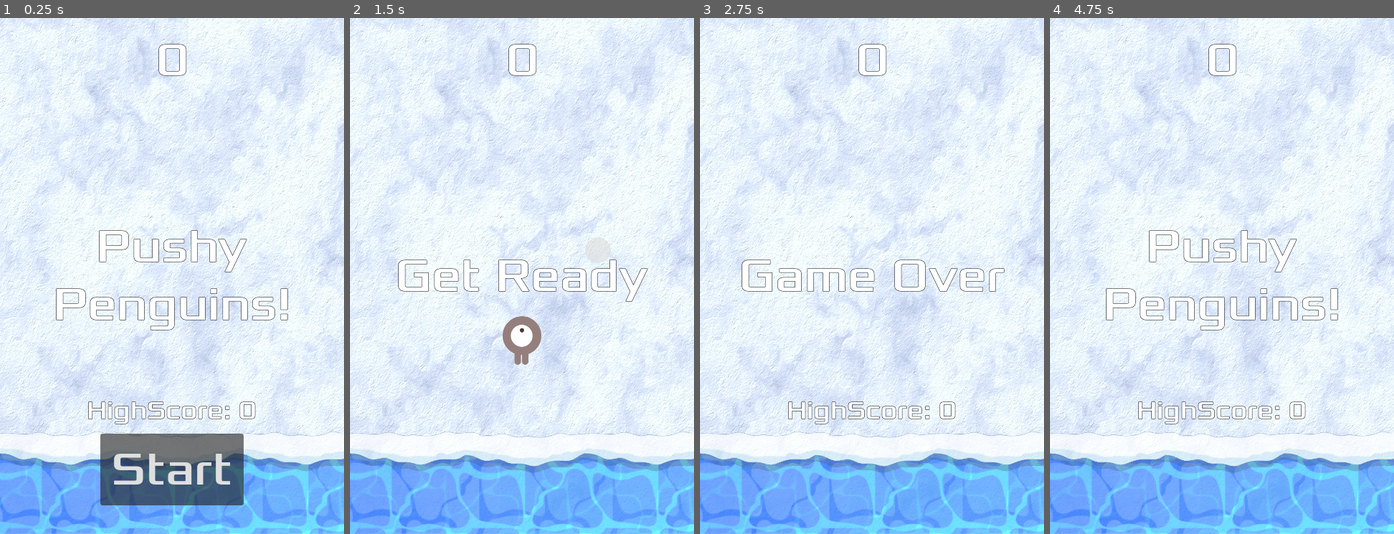
Above: before the commit, frames 1-4 (left to right).
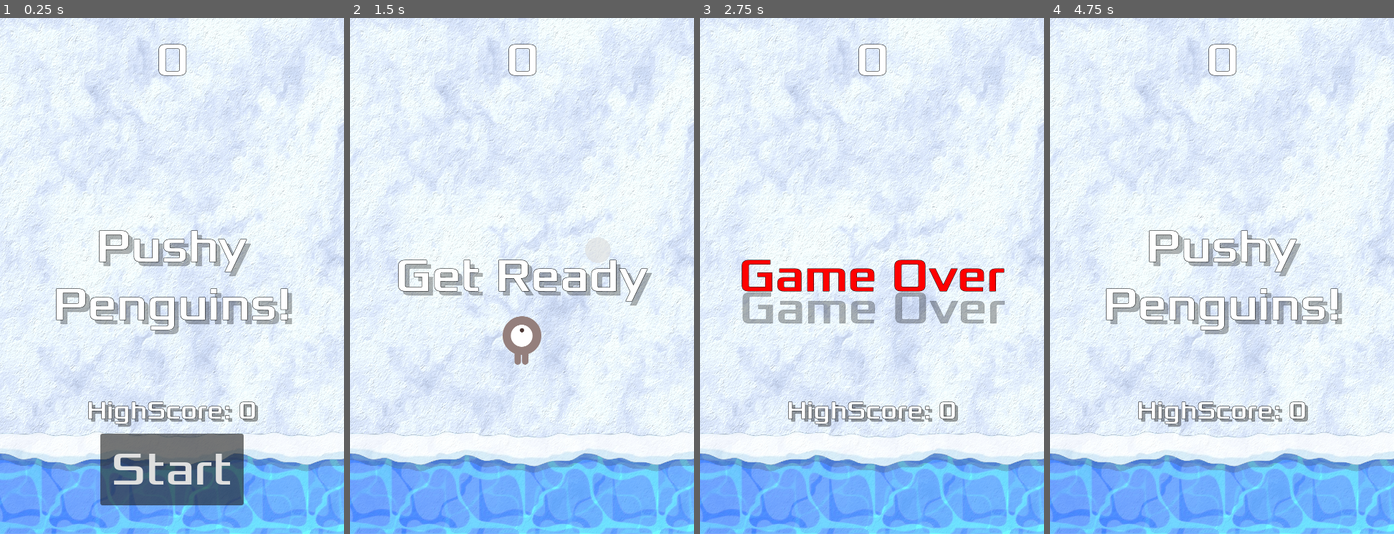
Above: after the commit, the same moments.

Repository: SeppNel/Pushy-Penguins
Game: Godot game, scene res://Main.tscn
The game is run twice, just before and just after one commit, with the same random seed, the same clock (stepped at 60 frames per second) and the same inputs. Sound files missing from this copy of the repository are replaced by a short silence.
Inputs (mouse positions are in pixels of both pictures, inside the frame that each line leads up to):
- Up to frame 1 (0.25 s): no input
- Up to frame 2 (1.5 s): click "Start" at 0.5 s; tap Enter at 1.25 s; move the mouse to (597, 250) at 1.27 s; hold Right (move_right) from 1.28 s (still down); click (597, 250) at 1.42 s
- Up to frame 3 (2.75 s): release Right (move_right) at 2 s; tap Space at 2 s; drag from (803, 301) to (872, 497) at 2.02 s
- Up to frame 4 (4.75 s): move the mouse to (1256, 162) at 2.77 s; hold Right (move_right) 2.78-3.5 s; tap Enter at 3.5 s; drag from (1204, 379) to (1118, 198) at 3.52 s; tap Space at 4.25 s; move the mouse to (1325, 353) at 4.27 s; hold Left (move_left) from 4.28 s (still down)

The runs differ from the first frame. In frame 1, 2.5% of the frame differs, in the area x 17-85%, y 42-80%; in frame 2, 1.2%; in frame 3, 4.0%, in the area x 12-89%, y 46-80%; in frame 4, 2.5%.

Commit message:
NewHighscore Label + styles

Diff:
--- a/Hud.gd
+++ b/Hud.gd
@@ -4,6 +4,7 @@
 signal start_game
 
 var playing : bool = false
+var hue : float = 0.00
 
 # Called when the node enters the scene tree for the first time.
 func _ready():
@@ -11,7 +12,13 @@
 
 # Called every frame. 'delta' is the elapsed time since the previous frame.
 func _process(delta):
-	pass
+	if $NewHighScore.visible: # Rainbow effect for NewHighscore
+		var shadowColor = Color.from_hsv(hue, 1, 1, 1)
+		$NewHighScore.add_theme_color_override("font_shadow_color", shadowColor)
+
+		hue += 0.1 * delta
+		if hue > 1.0:
+			hue = 0.00
 
 func show_message(text):
 	$Message.text = text
@@ -22,11 +29,18 @@
 	$HighScoreMsg.text = "HighScore: " + str(score)
 
 func show_game_over():
+	var fontColor : Color = Color(1, 0 , 0, 1)
+	$Message.add_theme_color_override("font_color", fontColor)
+	$Message.add_theme_constant_override("shadow_offset_x", 1)
+	$Message.add_theme_constant_override("shadow_offset_y", 45)
 	show_message("Game Over")
 	playing = false
 	# Wait until the MessageTimer has counted down.
 	await $MessageTimer.timeout
 
+	$Message.remove_theme_color_override("font_color")
+	$Message.add_theme_constant_override("shadow_offset_x", 6)
+	$Message.add_theme_constant_override("shadow_offset_y", 6)
 	$Message.text = "Pushy Penguins!"
 	$Message.show()
 	# Make a one-shot timer and wait for it to finish.
@@ -38,6 +52,8 @@
 
 func _on_start_button_pressed():
 	$StartButton.hide()
+	$HighScoreMsg.hide()
+	$NewHighScore.hide()
 	playing = true
 	start_game.emit()
 
--- a/Hud.tscn
+++ b/Hud.tscn
@@ -42,7 +42,10 @@
 offset_bottom = 120.0
 grow_horizontal = 2
 grow_vertical = 2
+theme_override_colors/font_shadow_color = Color(0, 0, 0, 0.298039)
 theme_override_colors/font_outline_color = Color(0, 0, 0, 1)
+theme_override_constants/shadow_offset_x = 6
+theme_override_constants/shadow_offset_y = 6
 theme_override_constants/outline_size = 2
 theme_override_fonts/font = ExtResource("2_iuara")
 theme_override_font_sizes/font_size = 64
@@ -63,11 +66,36 @@
 offset_bottom = -141.0
 grow_horizontal = 2
 grow_vertical = 0
+theme_override_colors/font_shadow_color = Color(0, 0, 0, 0.372549)
 theme_override_colors/font_outline_color = Color(0, 0, 0, 1)
+theme_override_constants/shadow_offset_x = 4
+theme_override_constants/shadow_offset_y = 4
 theme_override_constants/outline_size = 2
 theme_override_fonts/font = ExtResource("2_iuara")
 theme_override_font_sizes/font_size = 35
 text = "HighScore: 0"
+horizontal_alignment = 1
+vertical_alignment = 1
+autowrap_mode = 2
+
+[node name="NewHighScore" type="Label" parent="."]
+visible = false
+anchors_preset = 5
+anchor_left = 0.5
+anchor_right = 0.5
+offset_left = -238.0
+offset_top = 119.0
+offset_right = 242.0
+offset_bottom = 181.0
+grow_horizontal = 2
+theme_override_colors/font_shadow_color = Color(1, 0, 0.0166664, 1)
+theme_override_colors/font_outline_color = Color(0, 0, 0, 1)
+theme_override_constants/shadow_offset_x = 3
+theme_override_constants/shadow_offset_y = 3
+theme_override_constants/outline_size = 2
+theme_override_fonts/font = ExtResource("2_iuara")
+theme_override_font_sizes/font_size = 35
+text = "New HighScore!"
 horizontal_alignment = 1
 vertical_alignment = 1
 autowrap_mode = 2
--- a/Main.gd
+++ b/Main.gd
@@ -28,6 +28,7 @@
 
 	if highScoreUpdated:
 		$HUD.update_high_score(highScore)
+		$HUD/NewHighScore.show()
 		save()
 
 func new_game():
@@ -39,7 +40,6 @@
 	$StartTimer.start()
 	$HUD.update_score(score)
 	$HUD.show_message("Get Ready")
-	$HUD/HighScoreMsg.hide()
 	get_tree().call_group("mobs", "queue_free")
 	$Music.play()
 
